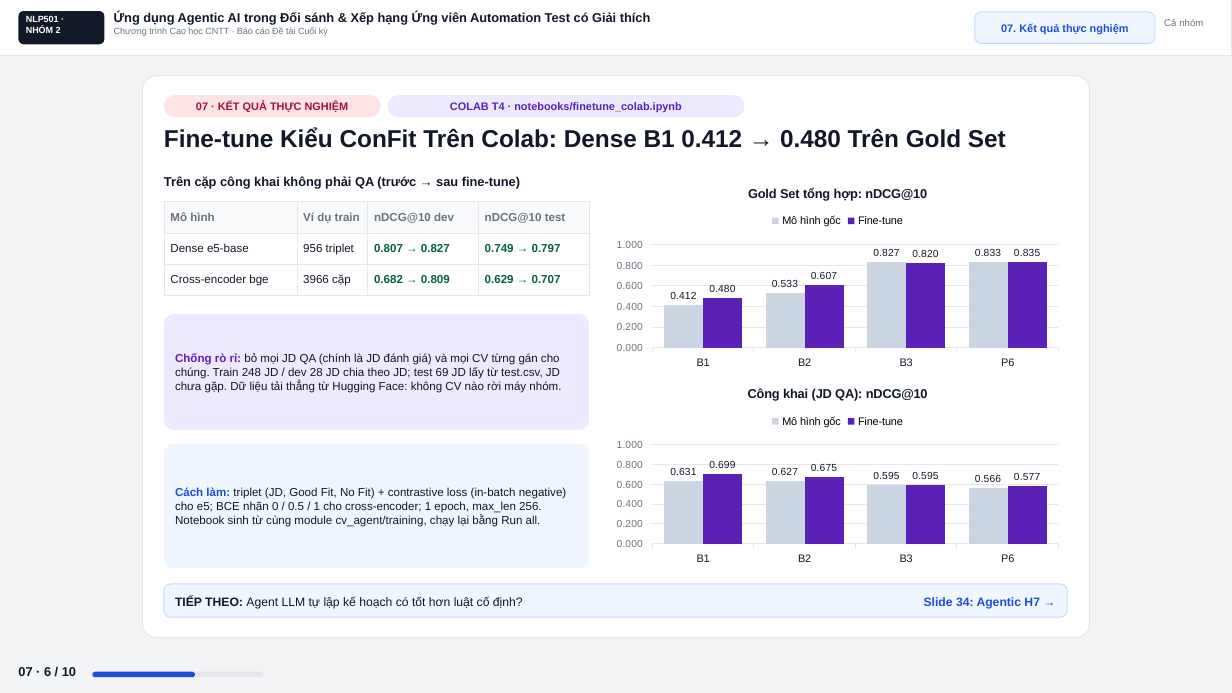
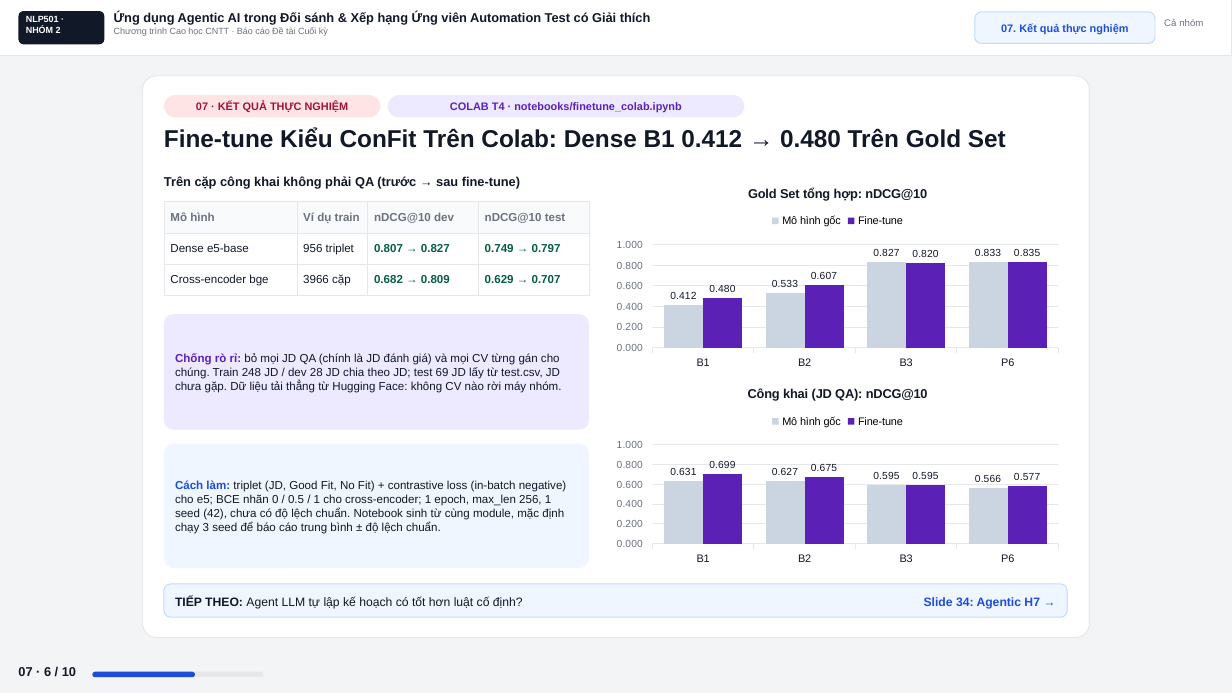
Before and after one commit to ZgsNat/NLP501.22_GROUP_2, a slide deck: slide 33 of Slide_Group2_NLP501-3.pptx. Drawn at 1232x693 pixels with LibreOffice and Linux fonts; fonts in the diff are those of the drawing. Boxes give left, top, right and bottom in pixels: in the first picture for what was removed or moved away, otherwise in the second. Text is boxed around its words. In the diff, an @@ line names an element or a change of style, - is before the commit and + after.

```diff
--- a/Slide_Group2_NLP501-3.pptx
+++ b/Slide_Group2_NLP501-3.pptx
@@ text at (175,480,567,534): text changed @@
-Cách làm: triplet (JD, Good Fit, No Fit) + contrastive loss (in-batch negative) cho e5; BCE nhãn 0 / 0.5 / 1 cho cross-encoder; 1 epoch, max_len 256. Notebook sinh từ cùng module cv_agent/training, chạy lại bằng Run all.
+Cách làm: triplet (JD, Good Fit, No Fit) + contrastive loss (in-batch negative) cho e5; BCE nhãn 0 / 0.5 / 1 cho cross-encoder; 1 epoch, max_len 256, 1 seed (42), chưa có độ lệch chuẩn. Notebook sinh từ cùng module, mặc định chạy 3 seed để báo cáo trung bình ± độ lệch chuẩn.
```
Also in this commit, not shown: 6 other slides changed, 10 other files.
